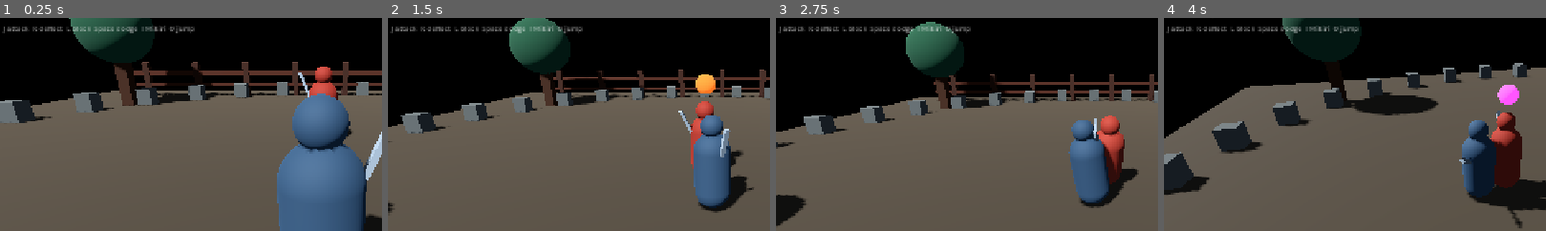
Above: before the commit, frames 1-4 (left to right).
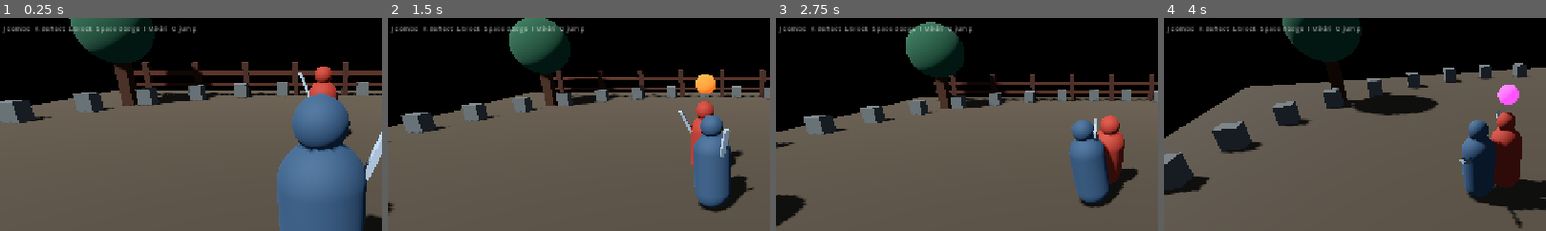
Above: after the commit, the same moments.

Repository: zahaopang-ship-it/Ashen-Oath-Godot
Game: Godot game, scene res://scenes/main.tscn
The game is run twice, just before and just after one commit, with the same random seed, the same clock (stepped at 60 frames per second) and the same inputs.
Inputs (mouse positions are % of the whole screen's width and height, from its top left):
- Up to frame 1 (0.25 s): no input
- Up to frame 2 (1.5 s): tap Enter at 0.5 s; move the mouse to (72, 45) at 0.52 s; hold D 0.53-1.25 s; tap J at 0.6 s; click (72, 45) at 0.67 s; tap Space at 0.77 s; drag from (30, 55) to (45, 70) at 1.27 s
- Up to frame 3 (2.75 s): move the mouse to (60, 27) at 2.02 s; hold D from 2.03 s (still down); tap K at 2.1 s; tap J at 2.3 s
- Up to frame 4 (4 s): release D at 2.75 s; drag from (45, 70) to (20, 34) at 2.77 s; move the mouse to (80, 65) at 3.52 s; hold A from 3.53 s (still down); tap I at 3.6 s; tap Space at 3.77 s; tap J at 3.8 s
The pictures show only the part of the screen within x 8-58%, y 16-66%; the shares and areas given below are measured in that part.

The runs differ from the first frame. In frame 1, 0.7% of the frame differs, in the area x 2-52%, y 3-8%; in frame 2, 0.7%; in frame 3, 0.7%; in frame 4, 0.7%.

Commit message:
Add timed hit volumes and buffered combo chain

Diff:
--- a/project/scripts/fighter.gd
+++ b/project/scripts/fighter.gd
@@ -47,6 +47,10 @@
 var counter_timer := 0.0
 var _attack_hit_applied := false
 var _attack_token := 0
+var buffered_attack_kind := ""
+var attack_buffer_timer := 0.0
+var combo_step := 0
+var combo_reset_timer := 0.0
 
 const WINDUP_TIME := 0.32
 const ACTIVE_TIME := 0.10
@@ -57,6 +61,14 @@
 const ATTACK_DAMAGE := {"slash": 22.0, "thrust": 27.0, "sweep": 18.0, "heavy": 34.0}
 const ATTACK_POSTURE := {"slash": 30.0, "thrust": 36.0, "sweep": 24.0, "heavy": 46.0}
 const ATTACK_WINDUP := {"slash": 0.32, "thrust": 0.48, "sweep": 0.42, "heavy": 0.62}
+const ATTACK_HITBOX := {
+	"slash": Vector3(0.95, 1.25, 1.65),
+	"thrust": Vector3(0.52, 1.10, 2.10),
+	"sweep": Vector3(1.45, 0.62, 1.55),
+	"heavy": Vector3(1.00, 1.40, 1.90)
+}
+const ATTACK_BUFFER_WINDOW := 0.58
+const COMBO_RESET_TIME := 0.95
 
 func _physics_process(delta: float) -> void:
 	if is_dead:
@@ -67,6 +79,12 @@
 	deflect_cooldown = maxf(0.0, deflect_cooldown - delta)
 	dodge_timer = maxf(0.0, dodge_timer - delta)
 	counter_timer = maxf(0.0, counter_timer - delta)
+	attack_buffer_timer = maxf(0.0, attack_buffer_timer - delta)
+	if attack_buffer_timer <= 0.0:
+		buffered_attack_kind = ""
+	combo_reset_timer = maxf(0.0, combo_reset_timer - delta)
+	if combo_reset_timer <= 0.0 and state == CombatState.FREE and buffered_attack_kind.is_empty():
+		combo_step = 0
 	if counter_timer <= 0.0:
 		is_mikiri_countering = false
 		is_sweep_evading = false
@@ -101,13 +119,20 @@
 		attack_phase_changed.emit("active")
 		attack_timer = ACTIVE_TIME
 		_resolve_attack_hit()
-	elif state == CombatState.ACTIVE and attack_timer <= 0.0:
-		state = CombatState.RECOVERY
-		attack_phase_changed.emit("recovery")
-		attack_timer = RECOVERY_TIME
+	elif state == CombatState.ACTIVE:
+		_resolve_attack_hit()
+		if attack_timer <= 0.0:
+			state = CombatState.RECOVERY
+			attack_phase_changed.emit("recovery")
+			attack_timer = RECOVERY_TIME
 	elif state == CombatState.RECOVERY and attack_timer <= 0.0:
 		state = CombatState.FREE
 		attack_phase_changed.emit("finished")
+		if is_player and not buffered_attack_kind.is_empty() and attack_buffer_timer > 0.0:
+			var next_kind := buffered_attack_kind
+			buffered_attack_kind = ""
+			attack_buffer_timer = 0.0
+			start_attack(next_kind)
 
 func _update_hit_reaction(delta: float) -> void:
 	hit_reaction_timer = maxf(0.0, hit_reaction_timer - delta)
@@ -278,15 +303,18 @@
 	attack_phase_changed.emit("windup")
 	return true
 
+func _is_target_inside_attack_hitbox(candidate: Node3D) -> bool:
+	if not is_instance_valid(candidate):
+		return false
+	var local_center: Vector3 = global_transform.affine_inverse() * (candidate.global_position + Vector3.UP * 0.9)
+	var half_extents: Vector3 = ATTACK_HITBOX.get(attack_kind, ATTACK_HITBOX["slash"])
+	var vertical_center := 0.45 if attack_kind == "sweep" else 0.9
+	return absf(local_center.x) <= half_extents.x and absf(local_center.y - vertical_center) <= half_extents.y and local_center.z <= -0.22 and local_center.z >= -half_extents.z
+
 func _resolve_attack_hit() -> void:
 	if _attack_hit_applied or not is_instance_valid(target) or target.is_dead:
 		return
-	var offset := target.global_position - global_position
-	offset.y = 0.0
-	if offset.length() > attack_range:
-		return
-	var facing := -global_transform.basis.z
-	if offset.length_squared() > 0.001 and facing.normalized().dot(offset.normalized()) < 0.15:
+	if not _is_target_inside_attack_hitbox(target):
 		return
 	_attack_hit_applied = true
 	target.receive_strike(float(ATTACK_DAMAGE[attack_kind]), float(ATTACK_POSTURE[attack_kind]), self, attack_kind)
@@ -401,8 +429,25 @@
 	velocity.x = dir.x * 10.0
 	velocity.z = dir.z * 10.0
 
+func request_player_attack() -> bool:
+	if is_dead or not is_player:
+		return false
+	if combo_reset_timer <= 0.0 and state == CombatState.FREE:
+		combo_step = 0
+	var chain := ["slash", "slash", "heavy"]
+	var requested_kind: String = chain[mini(combo_step, chain.size() - 1)]
+	combo_step = (combo_step + 1) % chain.size()
+	combo_reset_timer = COMBO_RESET_TIME
+	if state == CombatState.FREE and not is_blocking:
+		return start_attack(requested_kind)
+	if state in [CombatState.WINDUP, CombatState.ACTIVE, CombatState.RECOVERY]:
+		buffered_attack_kind = requested_kind
+		attack_buffer_timer = ATTACK_BUFFER_WINDOW
+		return true
+	return false
+
 func player_attack() -> void:
-	start_attack("slash")
+	request_player_attack()
 
 func get_vitality_ratio() -> float:
 	return vitality / maxf(1.0, max_vitality)
--- a/project/scripts/touch_hud.gd
+++ b/project/scripts/touch_hud.gd
@@ -66,7 +66,7 @@
 	_register_action("MIKIRI", Vector2(-275, -70), "mikiri", Color(0.58, 0.25, 0.12))
 	_register_action("JUMP", Vector2(-195, -70), "jump", Color(0.18, 0.42, 0.55))
 	var hint := Label.new()
-	hint.text = "WASD move  J attack  K deflect  L block  Space dodge  I Mikiri  O jump"
+	hint.text = "WASD move  J combo  K deflect  L block  Space dodge  I Mikiri  O jump"
 	hint.position = Vector2(28, 132)
 	hint.add_theme_font_size_override("font_size", 12)
 	hint.add_theme_color_override("font_color", Color(1, 1, 1, 0.55))
--- a/project/tests/combat_smoke_test.gd
+++ b/project/tests/combat_smoke_test.gd
@@ -55,10 +55,31 @@
 	_check(striker.state == 1, "attack enters readable windup")
 	striker.call("_update_attack_state", 0.33)
 	_check(striker.state == 2, "windup transitions to active frame")
-	_check(victim.vitality < 100.0, "active attack resolves hit within range")
+	_check(victim.vitality < 100.0, "active attack hitbox resolves a target in front")
 	var health_after: float = victim.vitality
 	striker.call("_resolve_attack_hit")
 	_check(is_equal_approx(victim.vitality, health_after), "one attack cannot hit same target twice")
+
+	var rear_striker := _new_fighter("RearStriker", Vector3.ZERO)
+	var rear_target := _new_fighter("RearTarget", Vector3(0, 0, 1.0))
+	rear_striker.target = rear_target
+	rear_striker.start_attack("slash")
+	rear_striker.call("_update_attack_state", 0.33)
+	_check(is_equal_approx(rear_target.vitality, 100.0), "attack hitbox does not hit targets behind the fighter")
+
+	var thrust_striker := _new_fighter("ThrustStriker", Vector3.ZERO)
+	var side_target := _new_fighter("SideTarget", Vector3(1.0, 0, -1.0))
+	thrust_striker.target = side_target
+	thrust_striker.start_attack("thrust")
+	thrust_striker.call("_update_attack_state", 0.49)
+	_check(is_equal_approx(side_target.vitality, 100.0), "narrow thrust hitbox rejects a lateral target")
+
+	var sweep_striker := _new_fighter("SweepStriker", Vector3.ZERO)
+	var sweep_target := _new_fighter("SweepTarget", Vector3(1.1, 0, -1.0))
+	sweep_striker.target = sweep_target
+	sweep_striker.start_attack("sweep")
+	sweep_striker.call("_update_attack_state", 0.43)
+	_check(sweep_target.vitality < 100.0, "wide sweep hitbox catches a lateral target")
 
 	var doomed := _new_fighter("Doomed", Vector3.ZERO)
 	doomed.receive_strike(150.0, 0.0, attacker)
@@ -119,12 +140,34 @@
 	animated.call("_update_combat_animation", 0.05)
 	_check(upper.rotation.x > 0.05, "death state drives a collapse pose")
 
+	var combo := _new_fighter("ComboPlayer", Vector3.ZERO)
+	combo.is_player = true
+	_check(combo.request_player_attack(), "first combo input starts a slash")
+	_check(combo.attack_kind == "slash", "combo opener uses slash")
+	_check(combo.request_player_attack(), "second combo input is buffered during windup")
+	_check(combo.buffered_attack_kind == "slash", "second combo stage is queued")
+	combo.state = 3
+	combo.attack_timer = 0.01
+	combo.call("_update_attack_state", 0.02)
+	_check(combo.state == 1 and combo.attack_kind == "slash", "buffered slash starts immediately after recovery")
+	_check(combo.request_player_attack(), "third combo input is buffered")
+	_check(combo.buffered_attack_kind == "heavy", "third combo stage queues a heavy finisher")
+	combo.state = 3
+	combo.attack_timer = 0.01
+	combo.call("_update_attack_state", 0.02)
+	_check(combo.attack_kind == "heavy" and combo.state == 1, "heavy finisher follows the second slash")
+	combo.state = 1
+	combo.buffered_attack_kind = "slash"
+	combo.attack_buffer_timer = 0.1
+	combo.call("_physics_process", 0.2)
+	_check(combo.buffered_attack_kind.is_empty(), "expired input buffer is discarded")
+
 	var dodger := _new_fighter("Dodger", Vector3.ZERO)
 	dodger.dodge()
 	_check(dodger.is_dodging, "dodge grants an active evasion window")
 	_check(dodger.receive_strike(20.0, 20.0, attacker) == "evaded", "dodge window evades incoming strike")
 
-	print("Combat tests: ", 39 - failures.size(), "/39 passed")
+	print("Combat tests: ", 50 - failures.size(), "/50 passed")
 	if not failures.is_empty():
 		quit(1)
 	else:
Not shown, changed: DEVELOPMENT_PLAN.md
